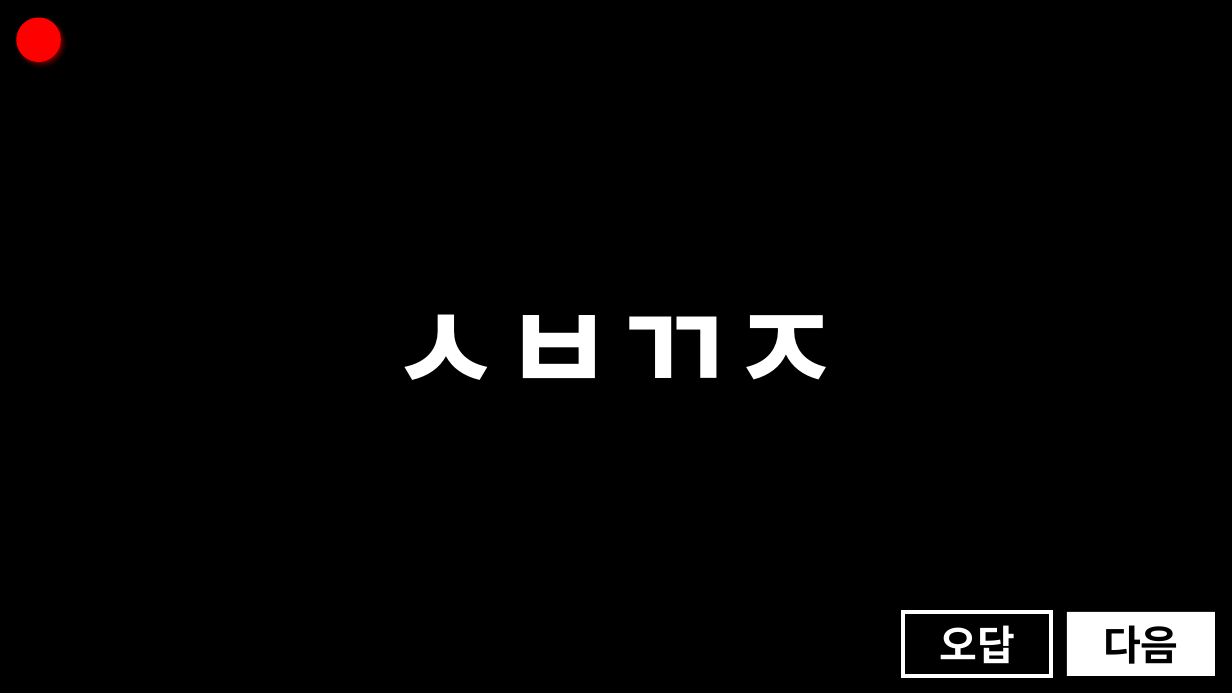
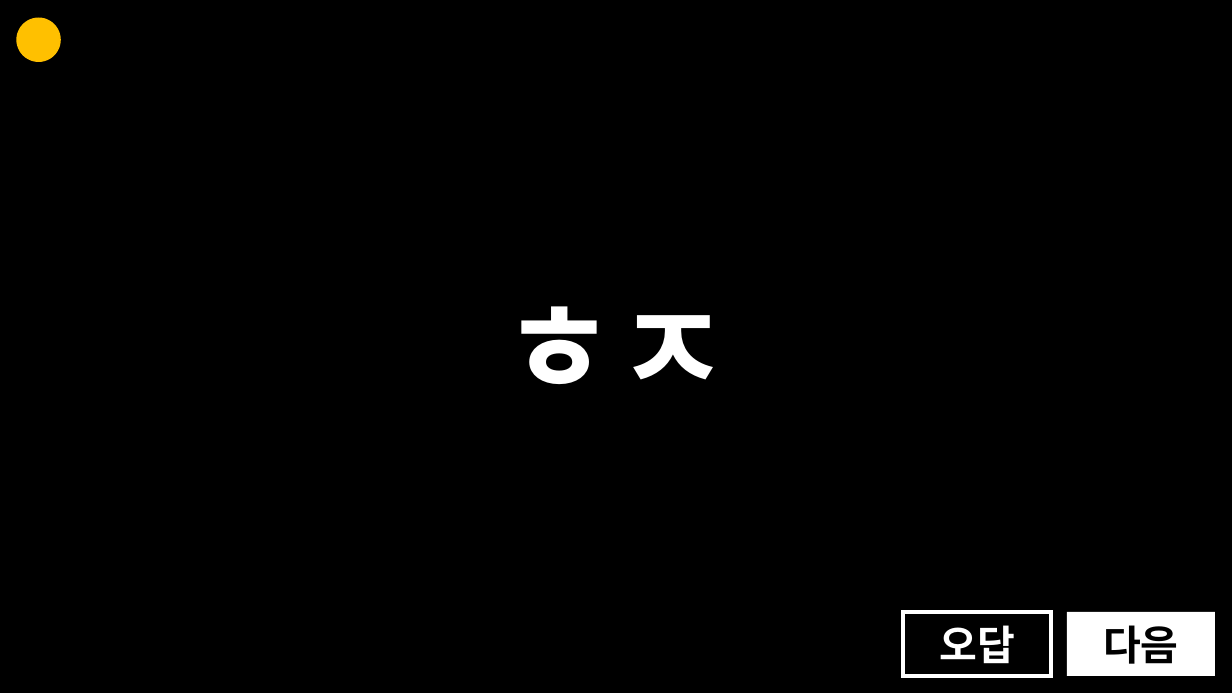
Before and after one commit to mangojun/essay-ppt, a slide deck: slide 9 of ppt/초성 이어 맞추기.pptx. Drawn at 1232x693 pixels with LibreOffice and Linux fonts; fonts in the diff are those of the drawing. Boxes give left, top, right and bottom in pixels: in the first picture for what was removed or moved away, otherwise in the second. Text is boxed around its words. In the diff, an @@ line names an element or a change of style, - is before the commit and + after.

```diff
--- a/ppt/초성 이어 맞추기.pptx
+++ b/ppt/초성 이어 맞추기.pptx
@@ ellipse at box(17, 18, 61, 62): fill #FF0000 to #FFC000; shadow off @@
@@ text at box(503, 306, 730, 384): text changed @@
-ㅅㅂㄲㅈ
+ㅎㅈ
```
Also in this commit, not shown: 7 other slides changed, 12 slides added.
